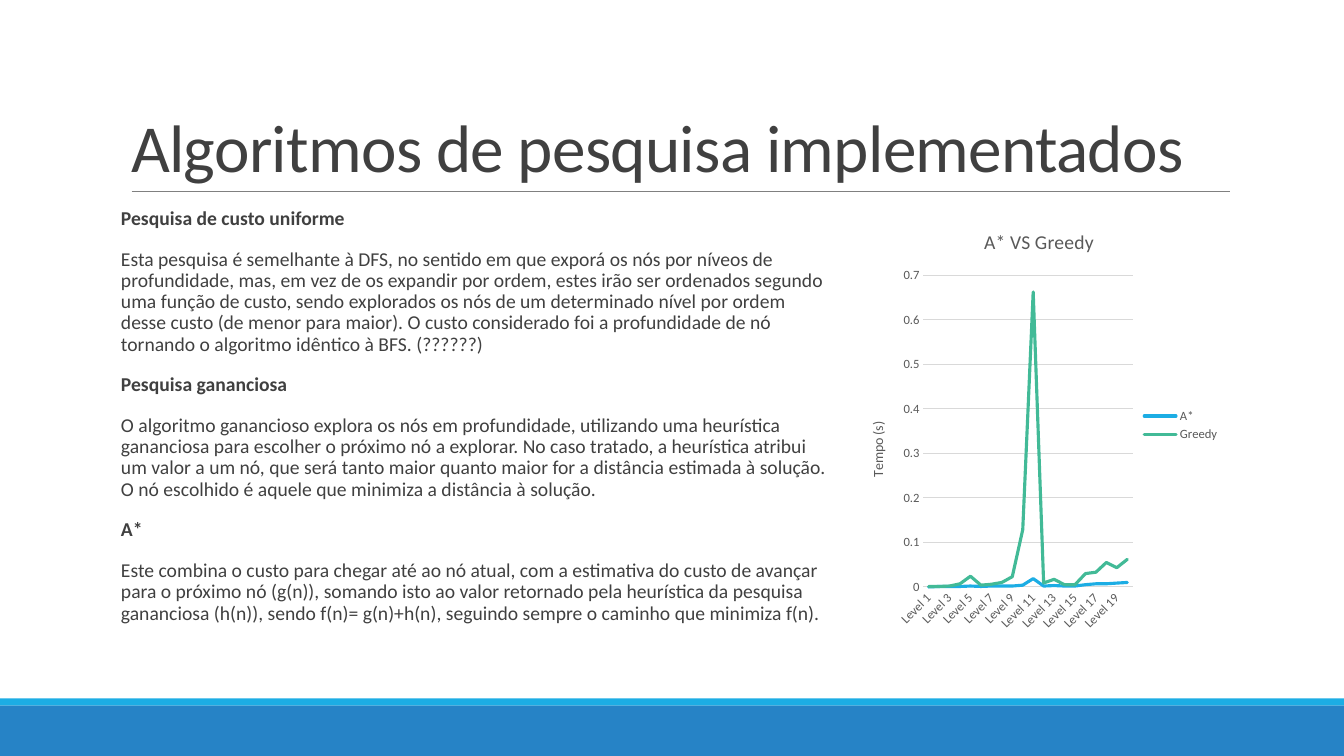
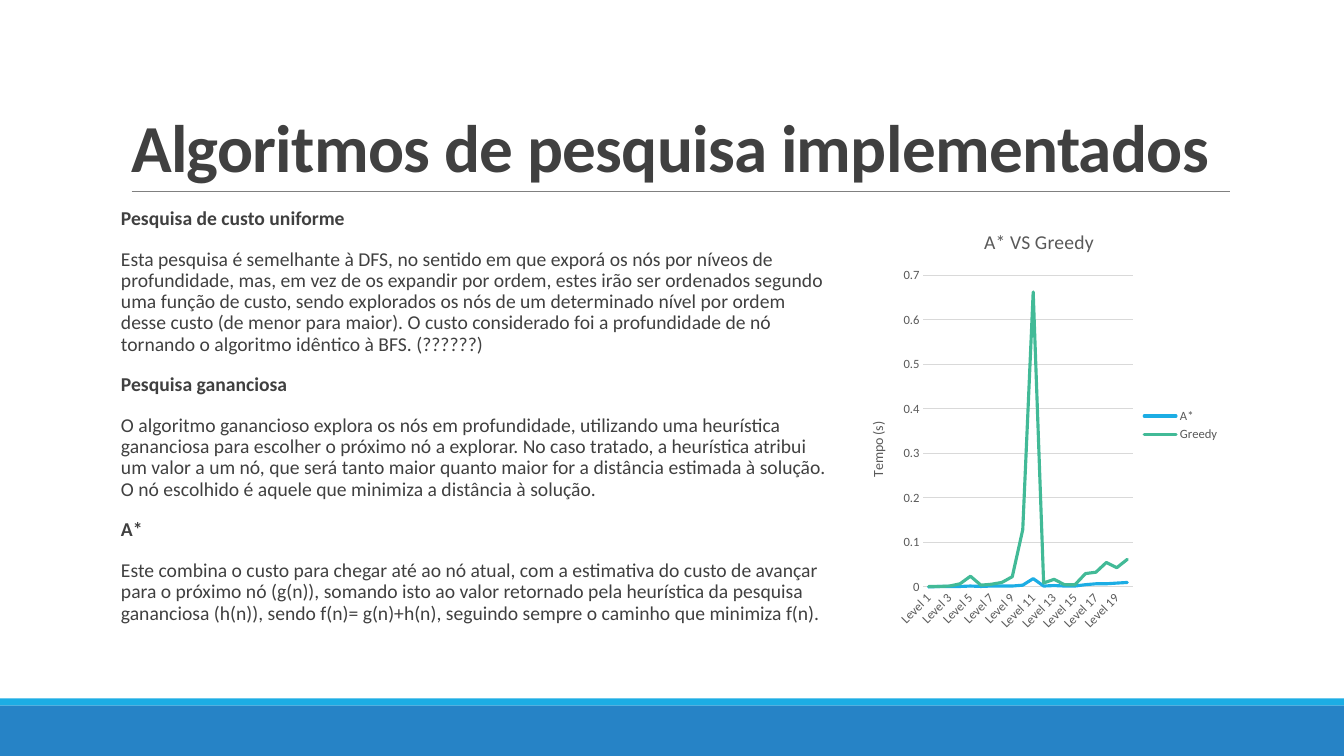
Before and after one commit to pedrovponte/IART-g39, a slide deck: slide 9 of docs/finalpresentation.pptx (slide 8 before the commit). Drawn at 1344x756 pixels with LibreOffice and Linux fonts; fonts in the diff are those of the drawing. Boxes give left, top, right and bottom in pixels: in the first picture for what was removed or moved away, otherwise in the second. Text is boxed around its words. In the diff, an @@ line names an element or a change of style, - is before the commit and + after.

```diff
--- a/docs/finalpresentation.pptx
+++ b/docs/finalpresentation.pptx
@@ title "Algoritmos de pesquisa implementados" at <box>131,125,1209,184</box>: bold on @@
```
Also in this commit, not shown: 8 other slides changed, 1 slide added, 3 other files.
